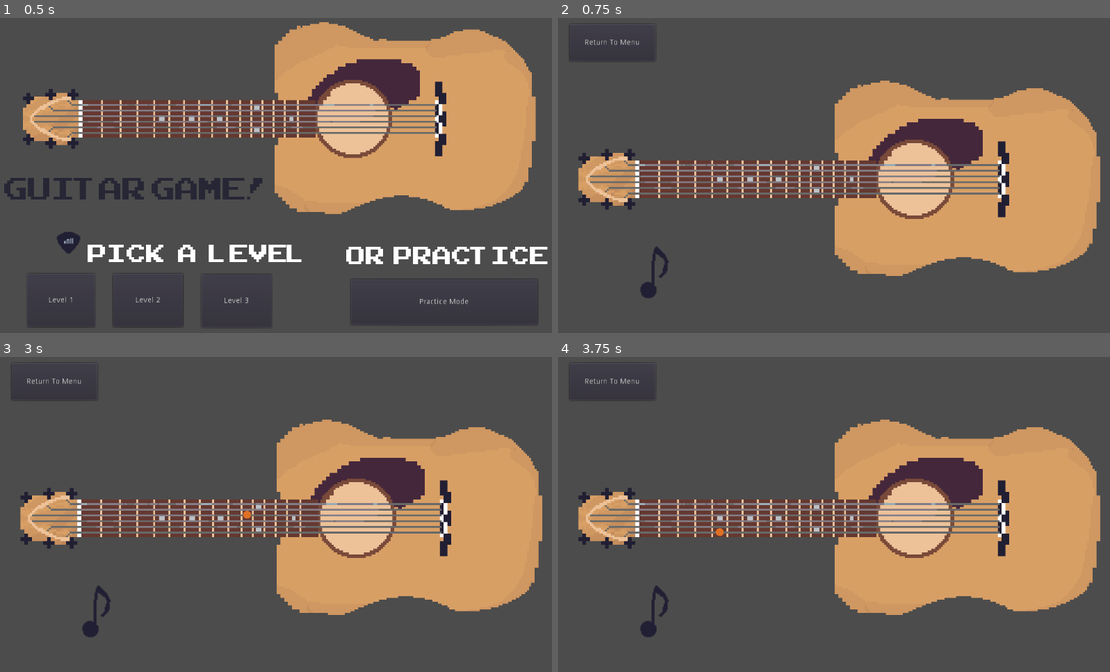
Above: before the commit, frames 1-4 (two rows, left to right).
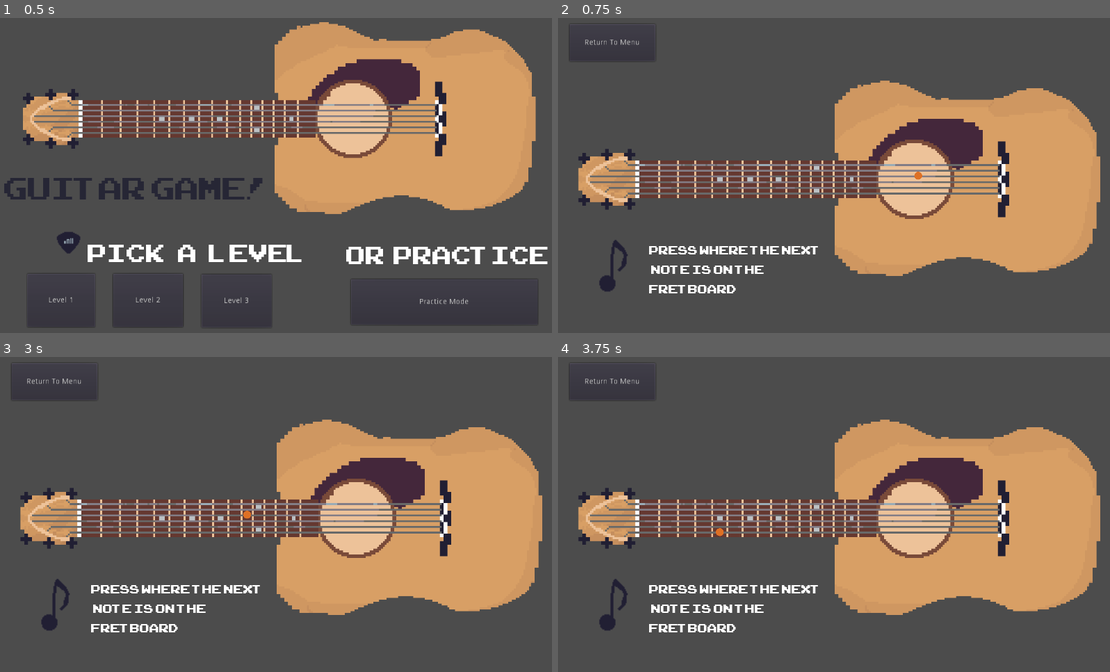
Above: after the commit, the same moments.

Repository: Nineluj/Guitar-Ear-Trainer
Game: Godot game, scene res://scenes/home.tscn
Same seed, same stepped clock (60 frames per second), same inputs: the game is played once before the commit and once after it.
Inputs (mouse positions are in pixels of both pictures, inside the frame that each line leads up to):
- Up to frame 1 (0.5 s): no input
- Up to frame 2 (0.75 s): click "Level 1" at 0.5 s
- Up to frame 3 (3 s): click "Return To Menu" at 1.25 s; click "Level 1" at 2 s; tap Enter at 2.75 s; move the mouse to (242, 517) at 2.77 s; click (242, 517) at 2.92 s
- Up to frame 4 (3.75 s): tap Space at 3.5 s; move the mouse to (723, 533) at 3.52 s; click (723, 533) at 3.67 s

Frame 1 is identical in both runs. In frame 2, 1.5% of the frame differs, in the area x 7-66%, y 48-89%; in frame 3, 1.5%; in frame 4, 1.5%.

Commit message:
added some structure

Diff:
--- a/project.godot
+++ b/project.godot
@@ -18,6 +18,10 @@
 config/name="Guitar"
 run/main_scene="res://scenes/home.tscn"
 
+[autoload]
+
+global="*res://scripts/global.gd"
+
 [display]
 
 window/size/test_width=2048
--- a/scenes/Guitar.tscn
+++ b/scenes/Guitar.tscn
@@ -1,16 +1,14 @@
-[gd_scene load_steps=7 format=2]
+[gd_scene load_steps=6 format=2]
 
 [ext_resource path="res://imgs/Guitar.png" type="Texture" id=1]
 [ext_resource path="res://scripts/Guitar.gd" type="Script" id=2]
 [ext_resource path="res://scripts/guitarFretNote.gd" type="Script" id=3]
 [ext_resource path="res://imgs/shadow.png" type="Texture" id=4]
-[ext_resource path="res://scenes/guitarScene.gd" type="Script" id=5]
 
 [sub_resource type="RectangleShape2D" id=1]
 extents = Vector2( 430.934, 48.3083 )
 
 [node name="Node2D" type="Node2D"]
-script = ExtResource( 5 )
 
 [node name="Area2D" type="Area2D" parent="."]
 position = Vector2( 555.098, 303.834 )
--- a/scenes/guitarScene.gd
+++ /dev/null
@@ -1,12 +0,0 @@
-extends Node2D
-
-
-# Declare member variables here. Examples:
-# var a = 2
-# var b = "text"
-
-
-# Called when the node enters the scene tree for the first time.
-func _ready():
-	pass
-	#get_node("Area2D/CollisionShape2D/Guitar").playSong1()
--- a/scenes/level1.tscn
+++ /dev/null
@@ -1,25 +0,0 @@
-[gd_scene load_steps=4 format=2]
-
-[ext_resource path="res://scenes/Guitar.tscn" type="PackedScene" id=1]
-[ext_resource path="res://imgs/note2.png" type="Texture" id=3]
-[ext_resource path="res://scripts/goHome.gd" type="Script" id=4]
-
-[node name="Node2D" type="Node2D"]
-
-[node name="note2" type="Sprite" parent="."]
-position = Vector2( 181.587, 474.471 )
-scale = Vector2( 1.86565, 1.86565 )
-texture = ExtResource( 3 )
-
-[node name="Button2" type="Button" parent="."]
-margin_left = 25.0
-margin_top = 18.0
-margin_right = 183.0
-margin_bottom = 86.0
-text = "Return To Menu"
-script = ExtResource( 4 )
-__meta__ = {
-"_edit_use_anchors_": false
-}
-
-[node name="Node2D" parent="." instance=ExtResource( 1 )]
--- /dev/null
+++ b/scenes/playScene.tscn
@@ -0,0 +1,93 @@
+[gd_scene load_steps=12 format=2]
+
+[ext_resource path="res://ARCADECLASSIC.TTF" type="DynamicFontData" id=1]
+[ext_resource path="res://imgs/note2.png" type="Texture" id=2]
+[ext_resource path="res://scripts/goHome.gd" type="Script" id=3]
+[ext_resource path="res://scenes/Guitar.tscn" type="PackedScene" id=4]
+[ext_resource path="res://scripts/Scoreboard.gd" type="Script" id=5]
+[ext_resource path="res://imgs/fail.png" type="Texture" id=6]
+[ext_resource path="res://scripts/GameNode.gd" type="Script" id=7]
+[ext_resource path="res://imgs/correct.png" type="Texture" id=8]
+
+[sub_resource type="DynamicFont" id=1]
+size = 52
+font_data = ExtResource( 1 )
+
+[sub_resource type="DynamicFont" id=2]
+size = 40
+font_data = ExtResource( 1 )
+
+[sub_resource type="DynamicFont" id=3]
+size = 32
+font_data = ExtResource( 1 )
+
+[node name="GameNode" type="Node2D"]
+script = ExtResource( 7 )
+
+[node name="note2" type="Sprite" parent="."]
+position = Vector2( 105.982, 462.211 )
+scale = Vector2( 1.86565, 1.86565 )
+texture = ExtResource( 2 )
+
+[node name="Button2" type="Button" parent="."]
+margin_left = 25.0
+margin_top = 18.0
+margin_right = 183.0
+margin_bottom = 86.0
+text = "Return To Menu"
+script = ExtResource( 3 )
+__meta__ = {
+"_edit_use_anchors_": false
+}
+
+[node name="GuitarInst" parent="." instance=ExtResource( 4 )]
+
+[node name="Scoreboard" type="Node2D" parent="."]
+script = ExtResource( 5 )
+
+[node name="ScoreLabel" type="Label" parent="Scoreboard"]
+visible = false
+margin_left = 193.803
+margin_top = 430.755
+margin_right = 338.803
+margin_bottom = 484.755
+custom_fonts/font = SubResource( 1 )
+text = "Score"
+__meta__ = {
+"_edit_use_anchors_": false
+}
+
+[node name="PerformanceLabel" type="Label" parent="Scoreboard"]
+visible = false
+margin_left = 186.628
+margin_top = 494.496
+margin_right = 355.628
+margin_bottom = 535.496
+custom_fonts/font = SubResource( 2 )
+text = "0 out of 0"
+__meta__ = {
+"_edit_use_anchors_": false
+}
+
+[node name="correct" type="Sprite" parent="Scoreboard"]
+visible = false
+position = Vector2( 407.968, 474.031 )
+texture = ExtResource( 8 )
+
+[node name="fail" type="Sprite" parent="Scoreboard"]
+visible = false
+position = Vector2( 405.924, 475.393 )
+texture = ExtResource( 6 )
+
+[node name="Instructions" type="Label" parent="Scoreboard"]
+margin_left = 171.74
+margin_top = 418.406
+margin_right = 551.74
+margin_bottom = 523.406
+custom_fonts/font = SubResource( 3 )
+text = "Press where the next
+ note is on the
+fretboard"
+__meta__ = {
+"_edit_use_anchors_": false
+}
--- a/scripts/Button.gd
+++ b/scripts/Button.gd
@@ -1,4 +1,5 @@
 extends Button
 
 func _pressed():
-	get_tree().change_scene("res://scenes/level1.tscn")
+	global.level = 1
+	get_tree().change_scene("res://scenes/playScene.tscn")
--- a/scripts/Button2.gd
+++ b/scripts/Button2.gd
@@ -1,4 +1,5 @@
 extends Button
 
 func _pressed():
-	get_tree().change_scene("res://scenes/level2.tscn")
+	global.level = 2
+	get_tree().change_scene("res://scenes/playScene.tscn")
--- a/scripts/Button3.gd
+++ b/scripts/Button3.gd
@@ -1,4 +1,5 @@
 extends Button
 
 func _pressed():
-	get_tree().change_scene("res://scenes/level3.tscn")
+	global.level = 3
+	get_tree().change_scene("res://scenes/playScene.tscn")
--- /dev/null
+++ b/scripts/GameNode.gd
@@ -0,0 +1,16 @@
+extends Node2D
+
+var songs = [[
+	"g0", "g2", "g4", "g0", "", "g0", "g2", "g4", "g0", "g4", "g5", "g7", "g4",
+	"g5", "g7", "",
+	"b3", "b5", "b3", "b1", "b0", "g0", "b3", "b5", "b3", "b1", "b0", "g0",
+	"g0", "d0", "g0", "", "g0", "d0", "g0"
+]]
+
+var guitar = null
+
+func _ready():
+	print("Loaded with level", global.level)
+	guitar = get_node("GuitarInst/Area2D/CollisionShape2D/Guitar")
+
+	guitar.playNote(songs[global.level - 1][0])
--- a/scripts/Guitar.gd
+++ b/scripts/Guitar.gd
@@ -1,21 +1,4 @@
 extends Sprite
-
-
-var song = ["g1", "g1", "g1", "g2", "g3", "g4", "g5"]
-
-var song2 = [
-	"g0", "g2", "g4", "g0", "", "g0", "g2", "g4", "g0", "g4", "g5", "g7", "g4",
-	"g5", "g7", "",
-	"b3", "b5", "b3", "b1", "b0", "g0", "b3", "b5", "b3", "b1", "b0", "g0",
-	"g0", "d0", "g0", "", "g0", "d0", "g0"
-]
-
-# Called when the node enters the scene tree for the first time.
-func _ready():
-	pass
-
-func playSong1():
-	playSong(song)
 
 func noteToPos(n: String):
 	var letter = ""
--- /dev/null
+++ b/scripts/Scoreboard.gd
@@ -0,0 +1,27 @@
+extends Node2D
+
+var score = 0
+var rounds = 0
+
+func scoreboardInit():
+	get_node("Instructions").visible = false
+	get_node("ScoreLabel").visible = true
+
+func addFail():
+	scoreboardInit()
+
+	var perf = get_node("PerformanceLabel")
+	rounds += 1
+
+	perf.text = str(score) + "out of " + str(rounds)
+	perf.visible = true
+
+func addSuccess():
+	scoreboardInit()
+
+	var perf = get_node("PerformanceLabel")
+	rounds += 1
+	score += 1
+
+	perf.text = str(score) + "out of " + str(rounds)
+	perf.visible = true
--- /dev/null
+++ b/scripts/global.gd
@@ -0,0 +1,3 @@
+extends Node
+
+var level = -1
--- a/scripts/goPractice.gd
+++ b/scripts/goPractice.gd
@@ -1,4 +1,5 @@
 extends Button
 
 func _pressed():
-	get_tree().change_scene("res://scenes/practice.tscn")
+	global.level = 4
+	get_tree().change_scene("res://scenes/level1.tscn")
